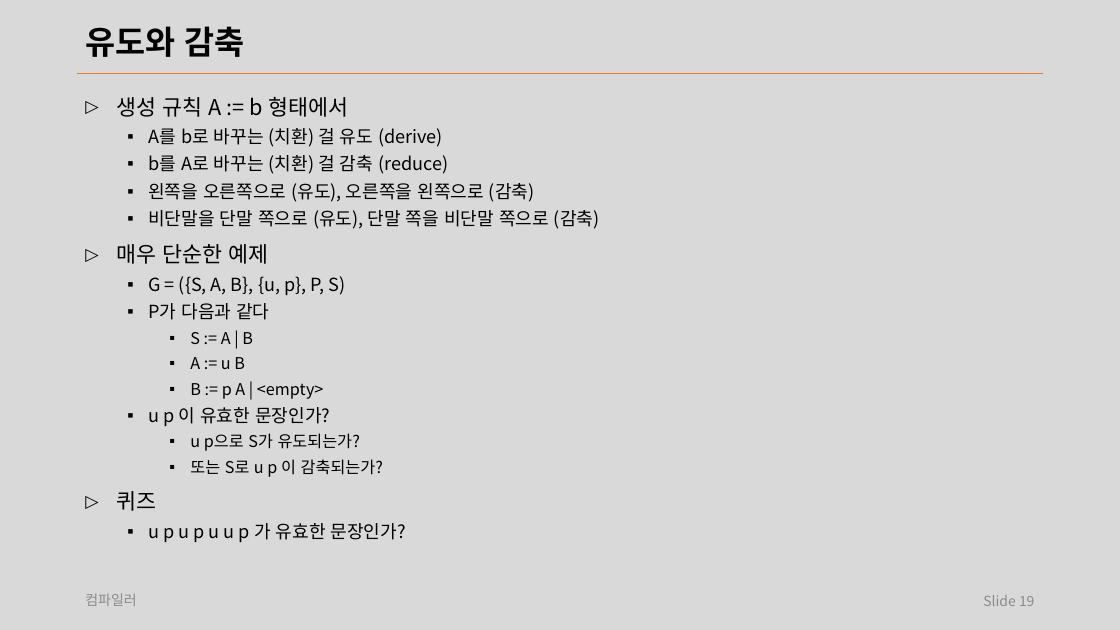
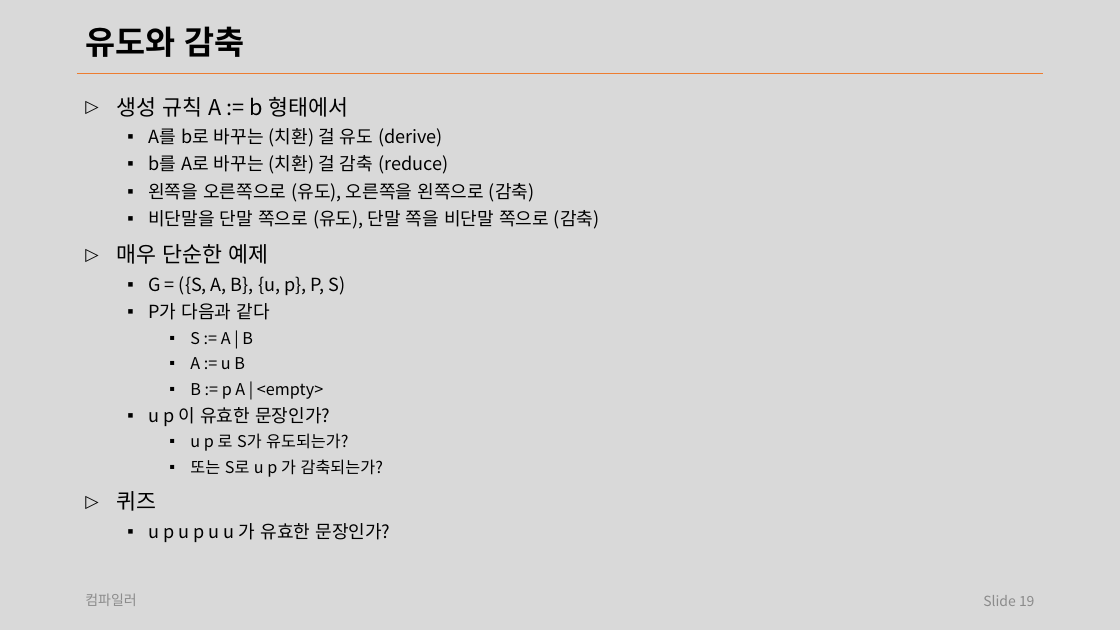
Before and after one commit to laxtools/article, a slide deck: slide 19 of programming/compiler/lecture/note.pptx. Drawn at 1120x630 pixels with LibreOffice and Linux fonts; fonts in the diff are those of the drawing. Boxes give left, top, right and bottom in pixels: in the first picture for what was removed or moved away, otherwise in the second. Text is boxed around its words. In the diff, an @@ line names an element or a change of style, - is before the commit and + after.

```diff
--- a/programming/compiler/lecture/note.pptx
+++ b/programming/compiler/lecture/note.pptx
@@ text at [190, 433, 383, 477]: text changed @@
-    ▪ u p으로 S가 유도되는가?
-    ▪ 또는 S로 u p 이 감축되는가?
+    ▪ u p 로 S가 유도되는가?
+    ▪ 또는 S로 u p 가 감축되는가?
@@ text at [148, 523, 390, 542]: text changed @@
-  ▪ u p u p u u p 가 유효한 문장인가?
+  ▪ u p u p u u 가 유효한 문장인가?
```
Also in this commit, not shown: 26 other slides changed, 2 slides removed, 24 other files.
